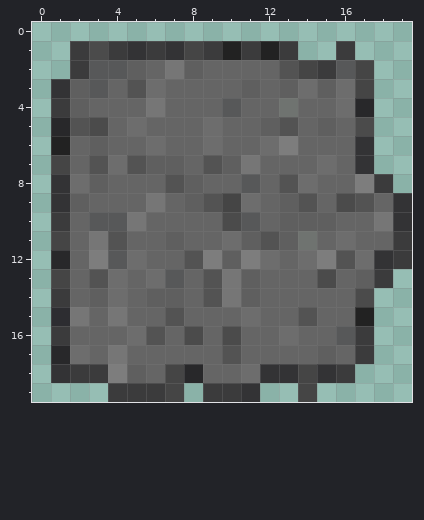
Two states of a pixel-art sprite, assets/textures/rock8.png. Above: the version before the commit.
The file is 20x20 pixels. Colours within 5 levels of each other are drawn and written as one.
After the commit:
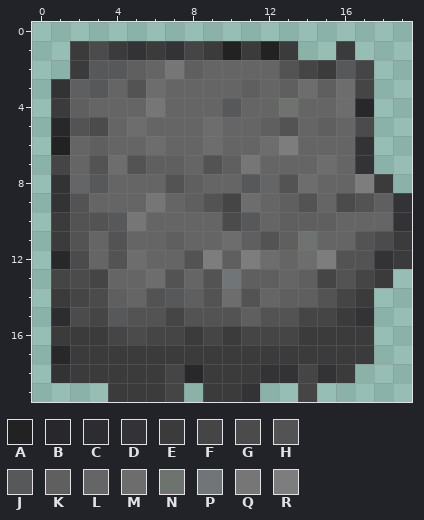
Palette (. is transparent): A #222222  B #28282a  C #2d2d31  D #333335  E #3b3b3c  F #454545  G #4b4b4b  H #535353  J #575859  K #5f5f5f  L #656565  M #6d6d6d  N #6f7370  P #707577  Q #767676  R #7d7d7d
Log entry: finer rocks
The exact change:
Changed rows in their new state; - is an unchanged pixel.
first column x 1:
 8 -LJ---------------
 9 -H---------------K
10 -HH--------------L
11 EHL------------LHG
12 -GLH------------H-
13 -GFL--H--P-K-KFHF-
14 -FGK-HJK-MH-KKHFE-
15 -GFJHHFHHHKHHFFED-
16 -EEFGFFEFEFFFEEE--
17 -EEEEEEEEEEEEEEE--
18 ---EEE--EEE-------
